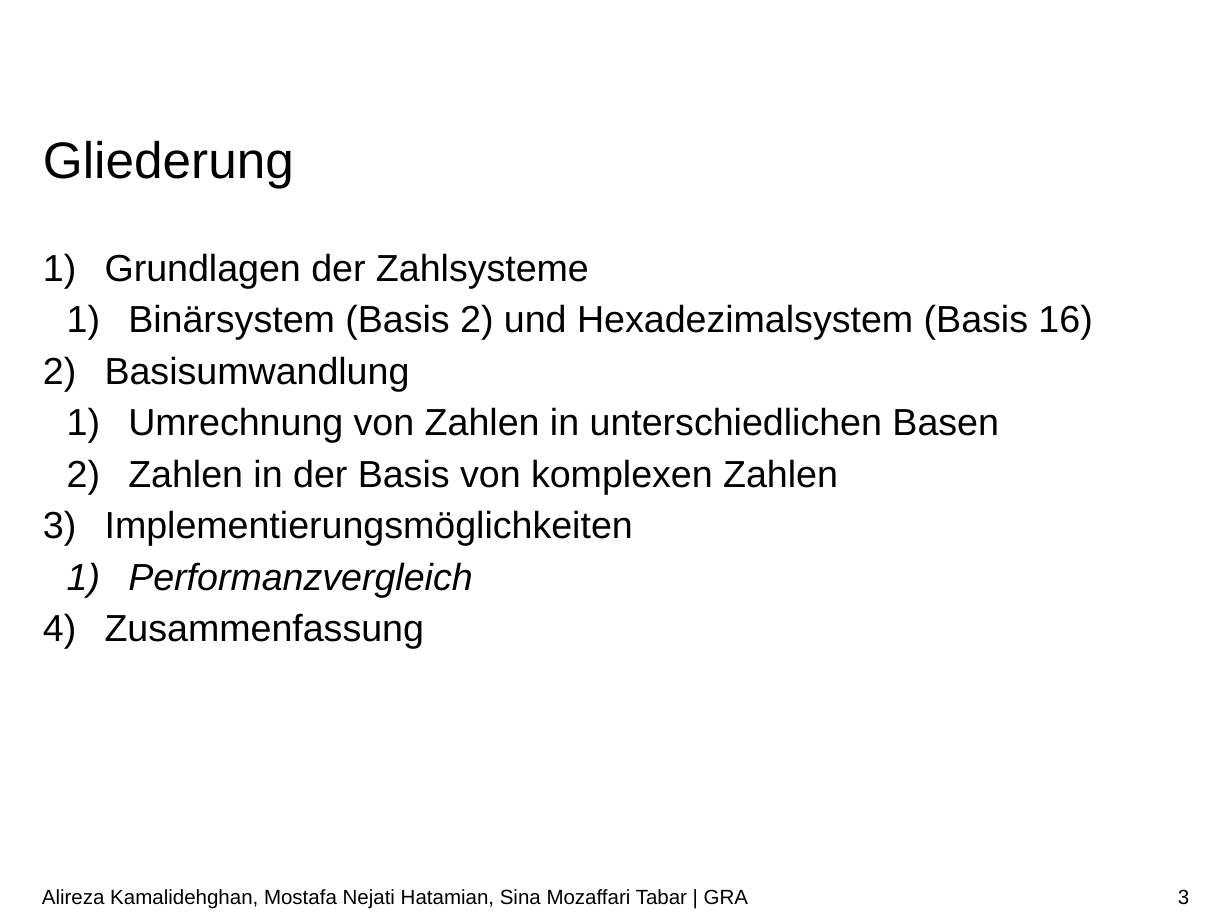
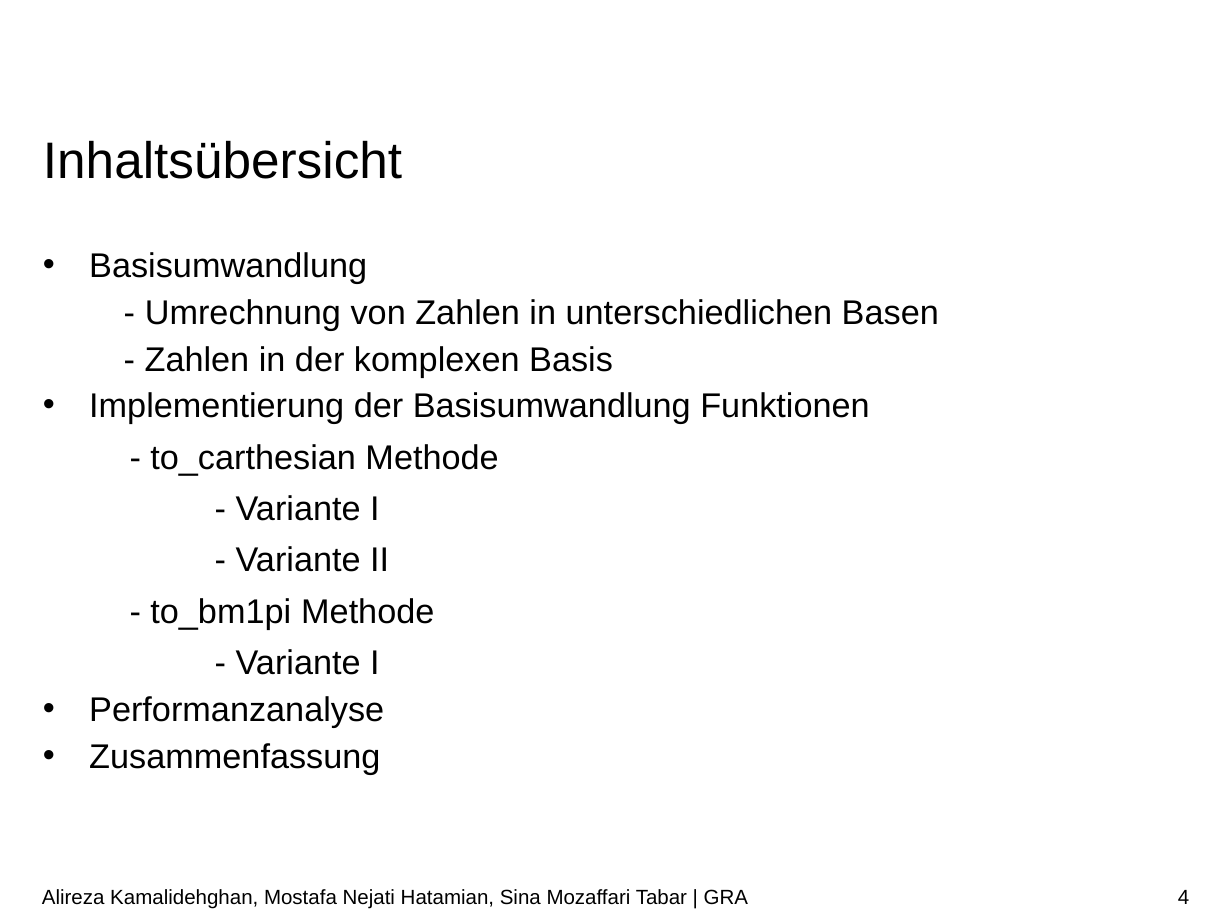
Before and after one commit to ARKamaliD/bm1pi-conversion, a slide deck: slide 4 of Vortrag/Vortrag.pptx (slide 3 before the commit). Drawn at 1232x924 pixels with LibreOffice and Linux fonts; fonts in the diff are those of the drawing; background and template pictures are left out. Boxes give left, top, right and bottom in pixels: in the first picture for what was removed or moved away, otherwise in the second. Text is boxed around its words. In the diff, an @@ line names an element or a change of style, - is before the commit and + after.

```diff
--- a/Vortrag/Vortrag.pptx
+++ b/Vortrag/Vortrag.pptx
@@ title at bbox=[43, 140, 402, 179]: text changed @@
-Gliederung
+Inhaltsübersicht
@@ text at bbox=[89, 252, 380, 774]: size 22 to 20 pt in "Basisumwandlung", "Zusammenfassung"; bullet 1) to • @@
@@ text at bbox=[105, 253, 1092, 340]: paragraphs removed @@
-1) Grundlagen der Zahlsysteme
-  1) Binärsystem (Basis 2) und Hexadezimalsystem (Basis 16)
@@ text at bbox=[89, 299, 939, 727]: text changed; size 22 to 20 pt @@
-  1) Umrechnung von Zahlen in unterschiedlichen Basen
-  2) Zahlen in der Basis von komplexen Zahlen
-3) Implementierungsmöglichkeiten
-  1) Performanzvergleich
+  - Umrechnung von Zahlen in unterschiedlichen Basen
+  - Zahlen in der komplexen Basis
+• Implementierung der Basisumwandlung Funktionen
+    - to_carthesian Methode
+    - Variante I
+    - Variante II
+    - to_bm1pi Methode
+    - Variante I
+• Performanzanalyse
@@ page number at bbox=[1178, 890, 1189, 904]: text changed @@
-3
+4
```
Also in this commit, not shown: 7 other slides changed, 4 slides added, 2 slides removed.
